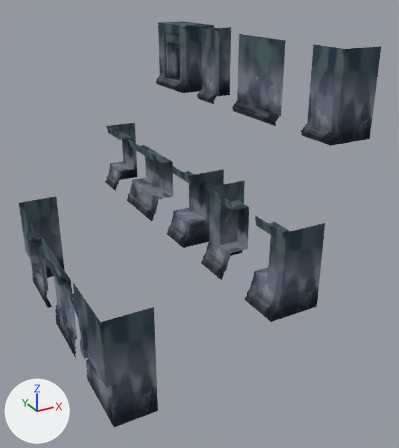
The Blender file Jack_WorkingFiles/Blender/StonePillars Demo.blend as it was, and as the next commit left it.
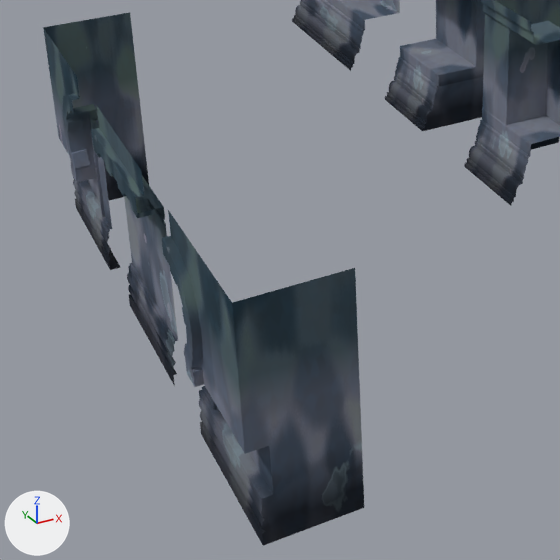
The first picture shows the older version from a 50 mm camera at (2.75, -18.85, 6.52) aimed at (9.46, -6.66, 0.42). The close-ups show both versions on the part from 0% to 61% of the width and 43% to 97% of the height of that picture; other places that the commit changed are outside them. The lights are fixed; the arrows at lower left show +X, +Y and +Z. The same objects are shown in both versions, whatever each file hides.

The first close-up shows 'B1_Middle_Background001', 'B1_Right_Background001', 'B2_Left_Background001', 'C1_Left_Background001', 'C1_Right_Background001', 'C1_Right_Background002'.
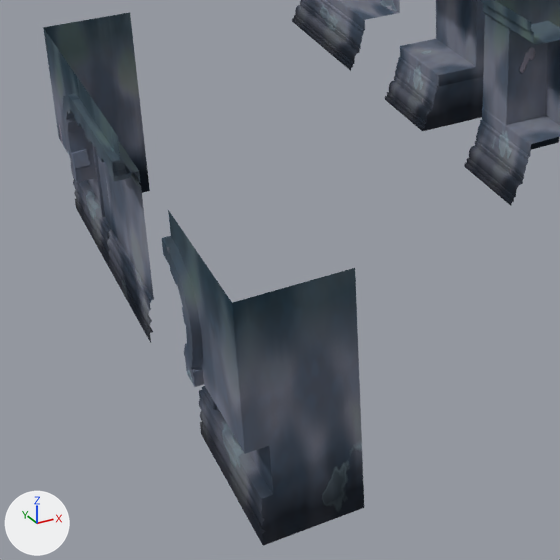
Where the newer file only moved an object's origin or applied its transform, the numbers keep the older frame.

Changed parts and their boxes [x1, y1, x2, y2] in the close-ups (560 x 560 px):
'C1_Right_Background001', recoloured: [162, 236, 362, 477] in both
'C1_Right_Background002', moved: before [91, 105, 178, 386]; after [72, 77, 154, 343]

Patch to the scene script:
```diff
--- a/Jack_WorkingFiles/Blender/StonePillars Demo.blend.py
+++ b/Jack_WorkingFiles/Blender/StonePillars Demo.blend.py
@@ mat_rock_shader @@
 mat_rock_shader = bpy.data.materials.new('Rock Shader')
-# nodes: BsdfDiffuse, Mapping x3, Mix x10, ObjectInfo, OutputMaterial, TexCoord x3, TexGradient, TexNoise x5, TexVoronoi x2, ValToRGB x8
-# colours: black #000000, white #ffffff, grey #b6abbc, light grey #c4c4c4, grey #898989, light grey #adc5c1, cyan #9ab2bc, dark grey #515151
+# nodes: BsdfDiffuse, Bump, Mapping x3, Mix x10, ObjectInfo, OutputMaterial, TexCoord x3, TexGradient, TexNoise x5, TexVoronoi x2, ValToRGB x10
+# colours: white #ffffff, black #000000, grey #b6abbc, light grey #c4c4c4, grey #898989, black #363636, light grey #adc5c1, cyan #9ab2bc
@@ me_mesh_019 @@
 me_mesh_019.from_pydata(...)  # 264 vertices, 226 faces; spans x 5.64..5.95, y -6.0..-4.0, z -3.2..-0.2
 # used by ob_c1_right_background002; location = (0.0, 0.0, 0.0)
+# me_mesh_019 part 1: the whole mesh is moved by (-5.85, 4.0, 3.2)
 me_mesh_019.materials.append(mat_rock_shader)
@@ ob_c1_right_background002 @@
 ob_c1_right_background002 = bpy.data.objects.new('C1_Right_Background002', me_mesh_019)
-ob_c1_right_background002.location = (0.0, 0.0, 0.0)
+ob_c1_right_background002.location = (5.85, -3.0, -3.2)
```
